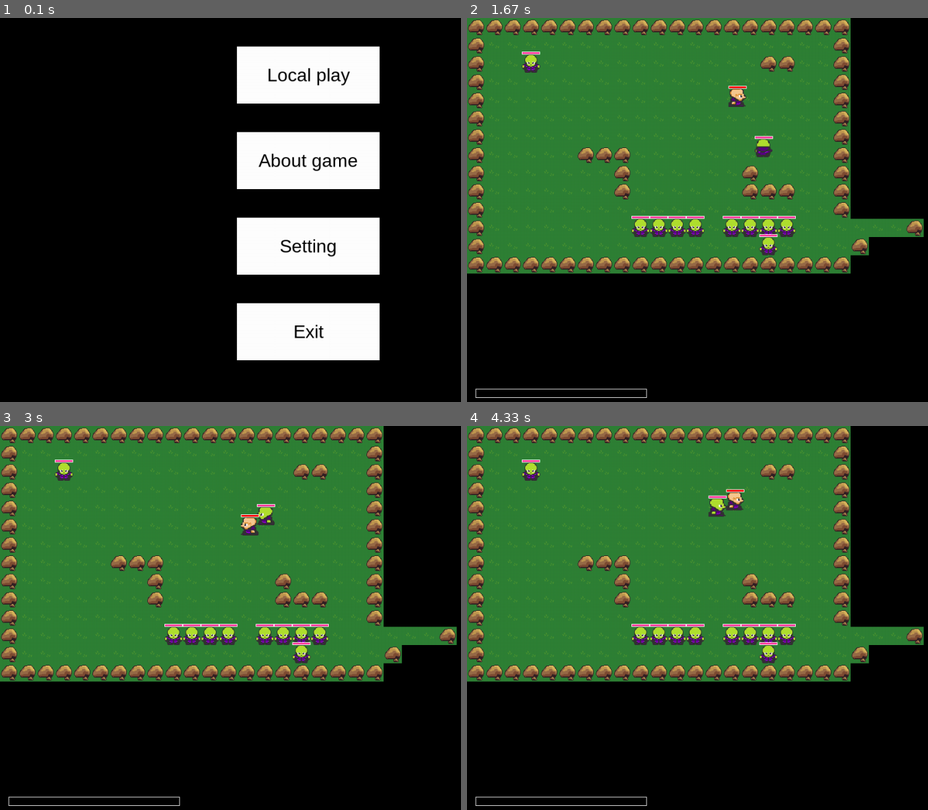
Above: before the commit, frames 1-4 (two rows, left to right).
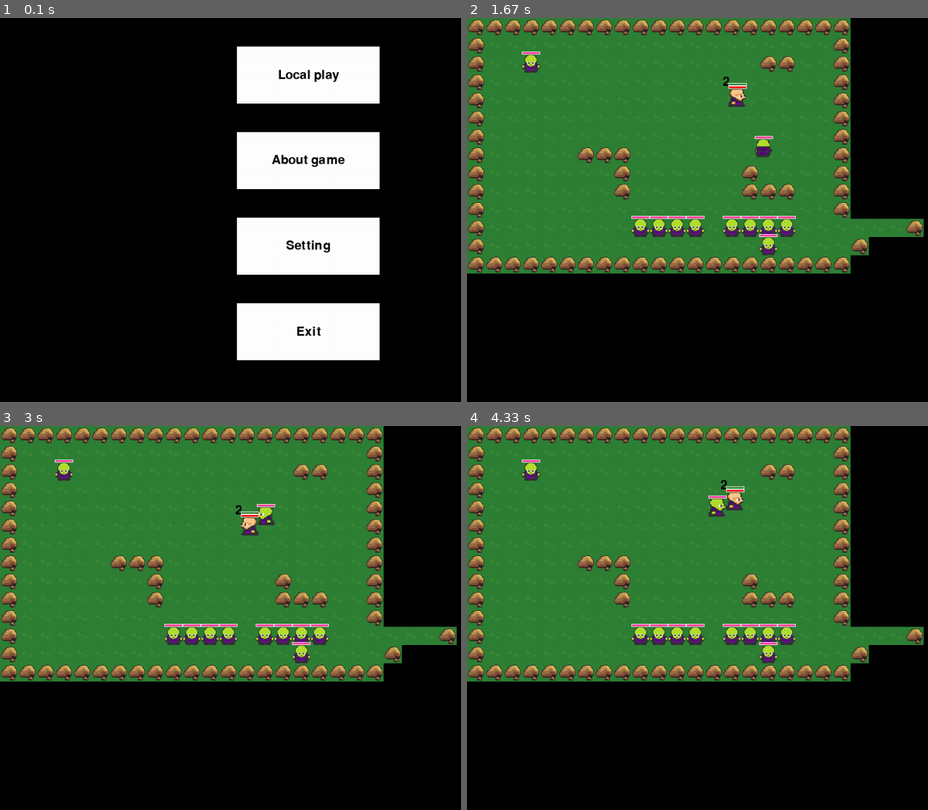
Above: after the commit, the same moments.

Repository: KrllF/PygameRPG
Game: pygame game, started from main.py
The game is run twice, just before and just after one commit, with the same random seed, the same clock (stepped at 60 frames per second) and the same inputs.
Inputs (mouse positions are in pixels of both pictures, inside the frame that each line leads up to):
- Up to frame 1 (0.1 s): no input
- Up to frame 2 (1.67 s): click (775, 75) at 0.38 s; hold D 0.67-1.13 s; move the mouse to (752, 240) at 0.7 s; hold W 1.17-1.47 s; hold D from 1.5 s (still down)
- Up to frame 3 (3 s): release D at 1.97 s; hold A 2-2.53 s; hold S 2.57-2.87 s; hold A from 2.9 s (still down)
- Up to frame 4 (4.33 s): release A at 3.3 s; hold W 3.33-3.7 s; hold D from 3.73 s (still down)

The runs differ from the first frame. In frame 1, 1.2% of the frame differs, in the area x 56-78%, y 13-84%; in frame 2, 0.3%; in frame 3, 0.3%; in frame 4, 0.3%.

Commit message:
exp_bar and draw_level

Diff:
--- a/UI.py
+++ b/UI.py
@@ -16,10 +16,9 @@
         self.health_image1 = pygame.transform.scale(
             pygame.image.load('imagestest/health.jpg').convert_alpha(), (200, 250))
         self.speed_image = pygame.transform.scale(pygame.image.load('imagestest/speed.png').convert_alpha(),
-                                                         (200, 250))
+                                                  (200, 250))
         self.damage_image = pygame.transform.scale(
             pygame.image.load('imagestest/damage.png').convert_alpha(), (200, 250))
-
 
         self.health_image_rect = self.health_image1.get_rect(topleft=(250, 200))
         self.damage_image_rect = self.damage_image.get_rect(topleft=(650, 200))
@@ -29,16 +28,15 @@
 
     def draw_bars_of_characteristics(self):
         # exp
-        pygame.draw.rect(self.player.game.screen, 'black', self.exp_bar_back, 8)
 
-        exp_rect = self.exp_bar_back.copy()
-        exp_rect.width = (BAR_W + 150) * (self.player.exp / self.player.characteristics['exp'])
-        exp_rect.height = BAR_H - 8
+        pygame.draw.rect(self.player.game.screen, 'yellow',
+                         (self.player.rect.topleft[0], self.player.rect.topleft[1] - 10, self.player.exp // 2 / (self.player.characteristics['health'] / self.player.health_bar_length), 5))
 
-        exp_rect.top += 2
         pygame.draw.rect(self.player.game.screen, (255, 255, 255),
-                         (15, 650, self.exp_bar_back.width, BAR_H - 4), True)
-        pygame.draw.rect(self.player.game.screen, 'yellow', exp_rect, 6)
+                         (self.player.rect.topleft[0], self.player.rect.topleft[1] - 10,
+                          self.player.characteristics['health'] / (
+                                      self.player.characteristics['health'] / self.player.health_bar_length),
+                          5), True)
 
     def create_buttons_upgrade(self):
         for i in range(3):
--- a/main.py
+++ b/main.py
@@ -24,7 +24,7 @@
         self.terrain_spritesheet = Spritesheet("imagestest/terrain.png")
         self.enemy_spritesheet = Spritesheet("imagestest/enemy.png")
 
-        self.font = pygame.font.SysFont('ariel', 32)
+        self.font = pygame.font.Font('fonts/EightBits.ttf', 32)
 
     def create_map(self):
         for i, row in enumerate(tilemap):
--- a/menu.py
+++ b/menu.py
@@ -12,7 +12,7 @@
         self.bg = bg
 
         self.content = text
-        self.font = pygame.font.SysFont('arial', fontsize)
+        self.font = pygame.font.Font('fonts/EightBits.ttf', fontsize)
 
         self.image = pygame.Surface((self.width, self.height))
         self.image.fill(self.bg)
--- a/player.py
+++ b/player.py
@@ -53,7 +53,6 @@
 
         self.characteristics = {'health': self.health, 'speed': self.speed, 'damage': self.damage,
                                 'exp': self.exp}
-
 
         self.upgrade_menu_open = False
         self.ui = User_Interface(self)
@@ -214,9 +213,11 @@
             self.current_hp = self.characteristics['health']
 
     def draw_level(self):
-        pass
+        level_text = self.game.font.render(str(self.level), False,1 )
+        self.game.screen.blit(level_text,(self.rect.topleft[0] - 10, self.rect.topleft[1] - 23))
 
     def update(self):
+        self.draw_level()
         print(self.characteristics['speed'])
         self.regeneration()
         print(self.leveling_points)
